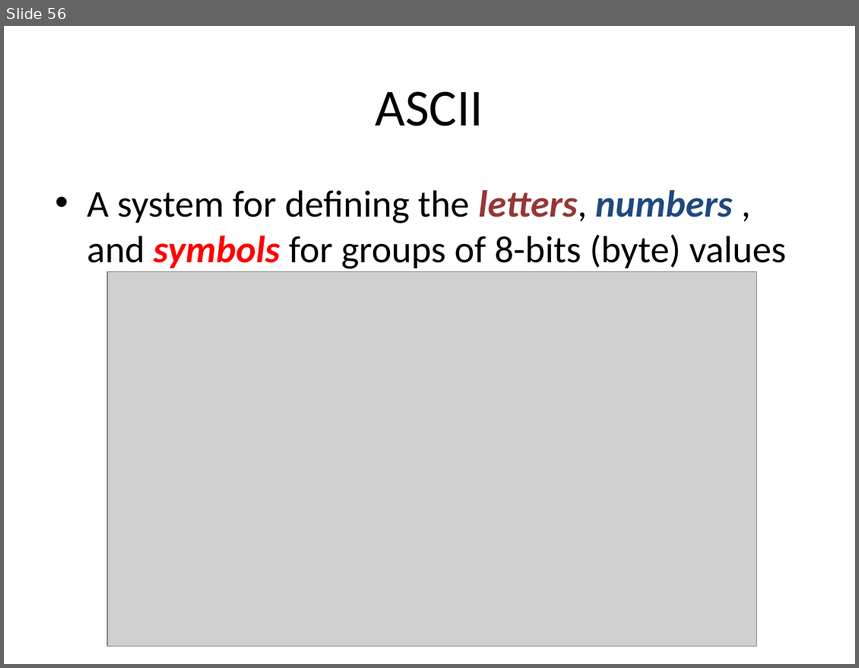
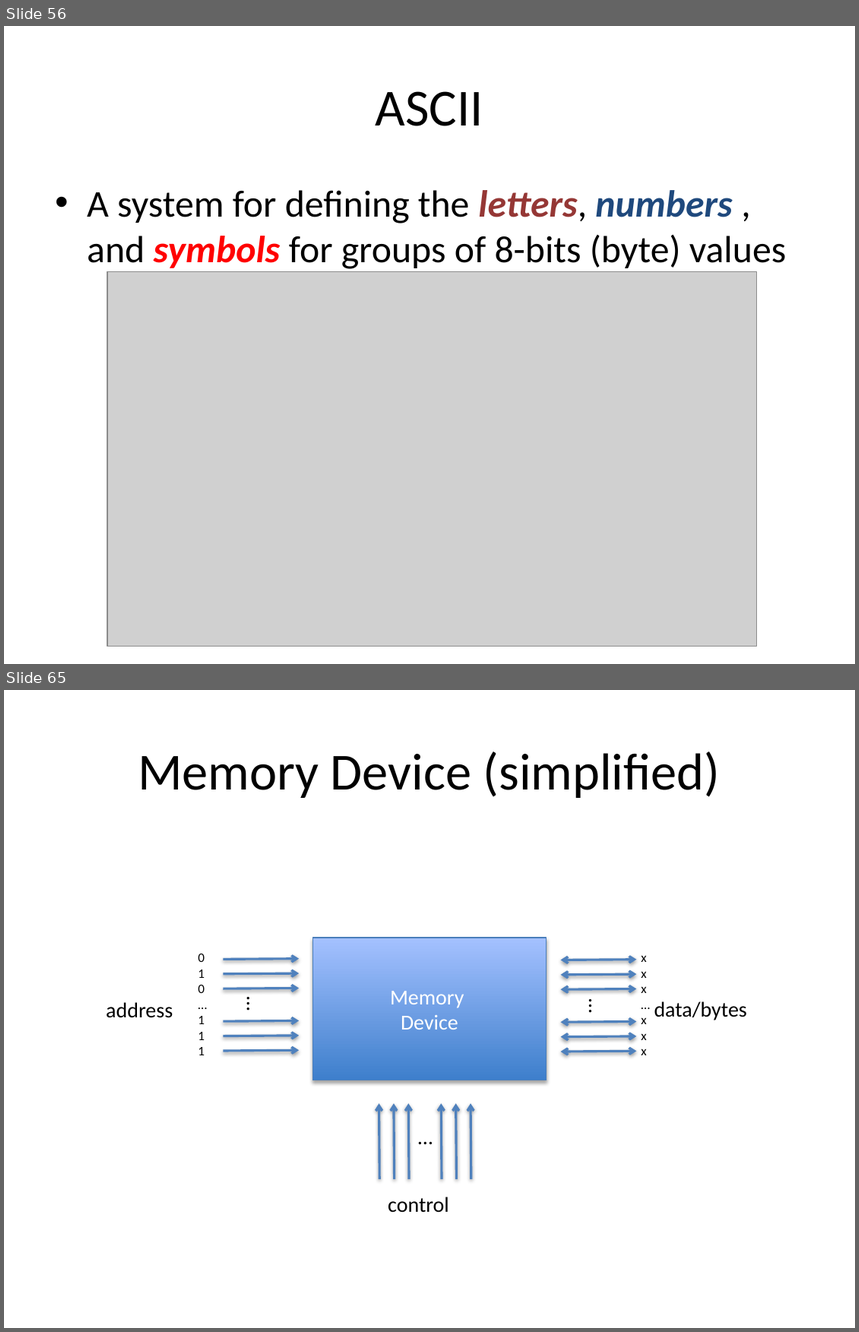
Before and after one commit to xiliax/go-lang-programming, a slide deck: doc/Go-Lang-Programming.pptx. Shown one above the other, each under a label of ours: slide 56 before the commit, slides 56 and 65 after it; the slides between them are not shown. The pictures are 859x668 and 859x1332 pixels, drawn with LibreOffice and Linux fonts; fonts in the diff are those of the drawing; grey boxes stand for pictures. Boxes give left, top, right and bottom in pixels: in the first picture for what was removed or moved away, otherwise in the second. Text is boxed around its words. In the diff, an @@ line names an element or a change of style, - is before the commit and + after.

Commit message:
c02s04 - Data and Data Types - Updated docs, slides, and code sample.

```diff
--- a/doc/Go-Lang-Programming.pptx
+++ b/doc/Go-Lang-Programming.pptx
@@ slide 65 added at (x1=4, y1=690, x2=855, y2=1328), background #FFFFFF @@
@@ title added at (x1=138, y1=752, x2=721, y2=798), 44 pt, text #000000 @@
+Memory Device (simplified)
@@ rectangle added at (x1=313, y1=938, x2=547, y2=1081), fill gradient #3F80CE to #A4C4FF, outline #4B7EBC 0.75 pt, 18 pt, text #FFFFFF @@
+Memory
+Device
@@ text added at (x1=198, y1=954, x2=205, y2=1056), 11 pt, text #000000 @@
+0
+1
+0
+…
+1
+1
+1
@@ arrow added from (223, 959) to (300, 959), #4F81BD 2 pt @@
@@ double arrow added from (560, 960) to (636, 960), #4F81BD 2 pt @@
@@ text added at (x1=641, y1=955, x2=646, y2=1056), 11 pt, text #000000 @@
+x
+x
+x
+…
+x
+x
+x
@@ arrow added from (223, 974) to (300, 973), #4F81BD 2 pt @@
@@ double arrow added from (560, 975) to (636, 974), #4F81BD 2 pt @@
@@ text added at (x1=106, y1=1002, x2=173, y2=1018), 18 pt, text #000000 @@
+address
@@ arrow added from (223, 989) to (300, 988), #4F81BD 2 pt @@
@@ text added at (x1=238, y1=988, x2=272, y2=1021), 18 pt, text #000000 @@
+…
@@ double arrow added from (560, 989) to (636, 989), #4F81BD 2 pt @@
@@ text added at (x1=580, y1=989, x2=614, y2=1022), 18 pt, text #000000 @@
+…
@@ text added at (x1=655, y1=1002, x2=747, y2=1021), 18 pt, text #000000 @@
+data/bytes
@@ arrow added from (223, 1021) to (300, 1021), #4F81BD 2 pt @@
@@ double arrow added from (560, 1022) to (636, 1022), #4F81BD 2 pt @@
@@ arrow added from (223, 1037) to (300, 1036), #4F81BD 2 pt @@
@@ arrow added from (223, 1051) to (300, 1050), #4F81BD 2 pt @@
@@ double arrow added from (560, 1037) to (636, 1037), #4F81BD 2 pt @@
@@ double arrow added from (560, 1052) to (636, 1051), #4F81BD 2 pt @@
@@ text added at (x1=410, y1=1119, x2=443, y2=1153), 18 pt, text #000000 @@
+…
@@ group added at (x1=379, y1=1103, x2=471, y2=1179): 6 arrows @@
@@ text added at (x1=388, y1=1197, x2=449, y2=1213), 18 pt, text #000000 @@
+control
```
Also in this commit, not shown: 6 slides changed, 13 other slides added, 20 other files.
